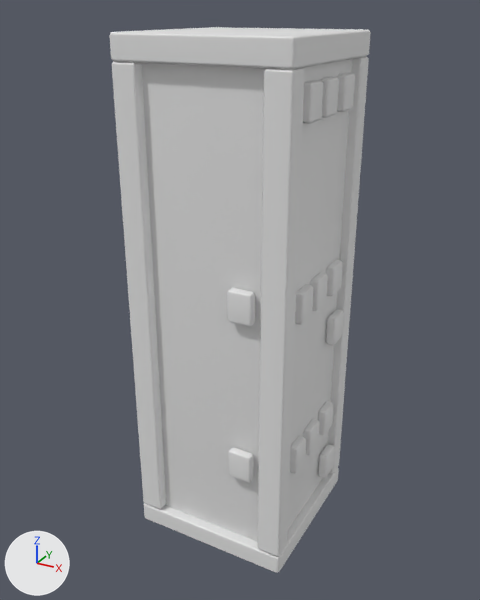
The FBX model Assets/PackageAsset/Honda 1/Clay/SM_Clay_Body_04.fbx as it was, and as the next commit left it.
Both versions are drawn from a 50 mm lens placed at (1.73, -3.22, 3.1), pointed at (-0.03, -0.02, 1.5). Lighting does not change. The marker at lower left points along +X, +Y and +Z. Where no turn or scale is listed for an object, it has been applied to the vertices.

The scene before the commit, as lines of its bpy script (objects in view):
```python
mat_mi_clay_01 = principled_material('MI_Clay_01')
mat_mi_clay_01.base_color = (0.8, 0.8, 0.8)  # white #e7e7e7
me_cube_090_piece_023_piece_005 = bpy.data.meshes.new('Cube.090_Piece.023_Piece.005')
me_cube_090_piece_023_piece_005.from_pydata(...)  # 616 vertices, 658 faces; spans x -0.49..0.5, y -0.5..0.5, z 0.0..2.99
me_cube_090_piece_023_piece_005.materials.append(mat_mi_clay_01)  # white #e7e7e7
ob_sm_clay_body_04 = bpy.data.objects.new('SM_Clay_Body_04', me_cube_090_piece_023_piece_005)
ob_sm_clay_body_04.location = (0.0, 0.0, 0.0)
```
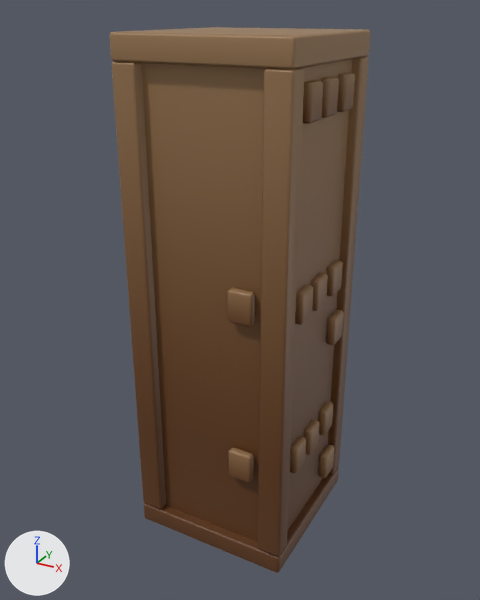
What differs and where, as boxes (x1, y1, x2, y2) in the pictures (480 x 600 px):
'SM_Clay_Body_04', surface changed (grey to brown)
    both: (109, 27, 371, 573)

The change, as a list of edits to the scene's bpy script:
```text
Add img_t_all_01_png:
    img_t_all_01_png = load_image('T_All_01.png', '../T_All_01.png', 2048, 2048, 'sRGB')
Change mat_mi_clay_01:
    remove mat_mi_clay_01.base_color = (0.8, 0.8, 0.8)  # white #e7e7e7
    add mat_mi_clay_01.texture = img_t_all_01_png
```
